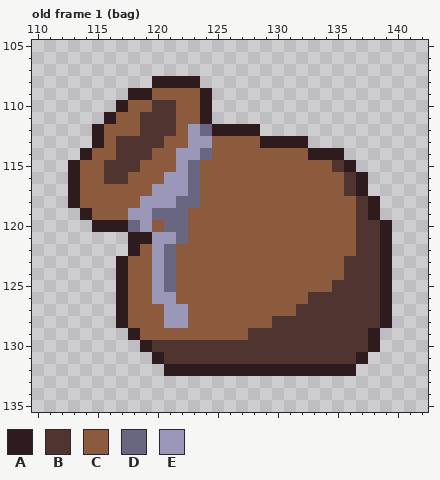
A pixel-art file gets an edit: art/things.aseprite. That is the earlier state.
256x256 pixels, 21 frames. Colours within 5 levels of each other are drawn and written as one. Shown: old frame 1 (bag): x 110..142, y 105..135. The commit also changed other frames, which this record leaves out.
Palette (. is transparent): A #2d1b1e  B #4f342f  C #8c5b3e  D #696682  E #9a97b9
Pixels before, old frame 1 (bag), first column x 113:
108 .......AAAA................
109 .....AACCCCA...............
110 ....ACCBBCCA...............
111 ...ACCBBBCCA...............
112 ..ACCCBBBCEDAAAA...........
113 ..ACBBBBCCEECCCCAAAA.......
114 .ACCBBBCCEEDCCCCCCCCAAA....
115 ACCBBBCCCEDCCCCCCCCCCCBA...
116 ACCBBCCCEEDCCCCCCCCCCCCBA..
117 ACCCCCCEEEDCCCCCCCCCCCCBA..
118 ACCCCCEEEDDCCCCCCCCCCCCCBA.
119 .ACCCEEDDDCCCCCCCCCCCCCCBA.
120 ..AAADECDDCCCCCCCCCCCCCCBBA
121 .....AAEEDCCCCCCCCCCCCCCBBA
122 .....ACEDCCCCCCCCCCCCCCCBBA
123 ....ACCEDCCCCCCCCCCCCCCBBBA
124 ....ACCEDCCCCCCCCCCCCCCBBBA
125 ....ACCEDCCCCCCCCCCCCCBBBBA
126 ....ACCEECCCCCCCCCCCBBBBBBA
127 ....ACCCEECCCCCCCCCBBBBBBBA
128 ....ACCCEECCCCCCCBBBBBBBBBA
129 .....ACCCCCCCCCBBBBBBBBBBA.
130 ......ABBBBBBBBBBBBBBBBBBA.
131 .......ABBBBBBBBBBBBBBBBA..
132 ........AAAAAAAAAAAAAAAA...
The result:
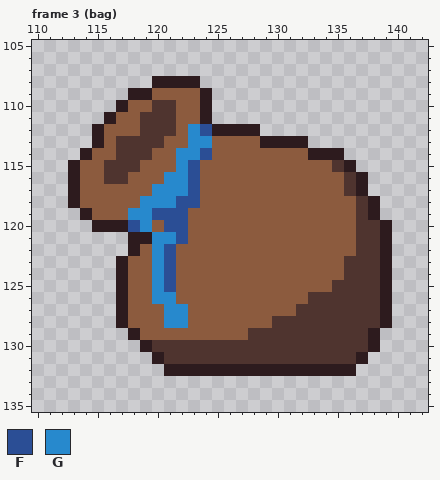
Colours new in this view: F #2b4e95  G #2789cd
A new or re-ordered frame is compared with the old frame closest to it.
Edits made:
frames 21 -> 30
Frame 3 (bag) is new; against old frame 1 (bag):
y 112: x 123..124 ED -> GF
y 113: x 123..124 EE -> GG
y 114: x 122..124 EED -> GGF
y 115: x 122..123 ED -> GF
y 116: x 121..123 EED -> GGF
y 117: x 120..123 EEED -> GGGF
y 118: x 119..123 EEEDD -> GGGFF
y 119: x 118..122 EEDDD -> GGFFF
y 120: x 118..119 DE -> FG; x 121..122 DD -> FF
y 121: x 120..122 EED -> GGF
y 122..125: x 120..121 ED -> GF
y 126: x 120..121 EE -> GG
y 127..128: x 121..122 EE -> GG
